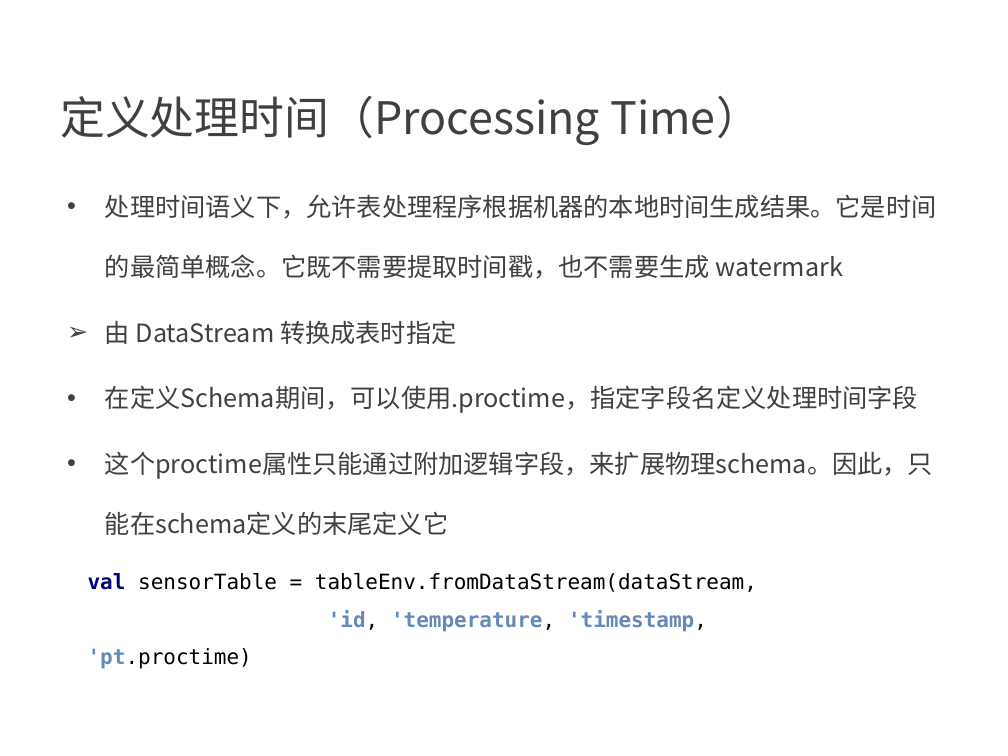
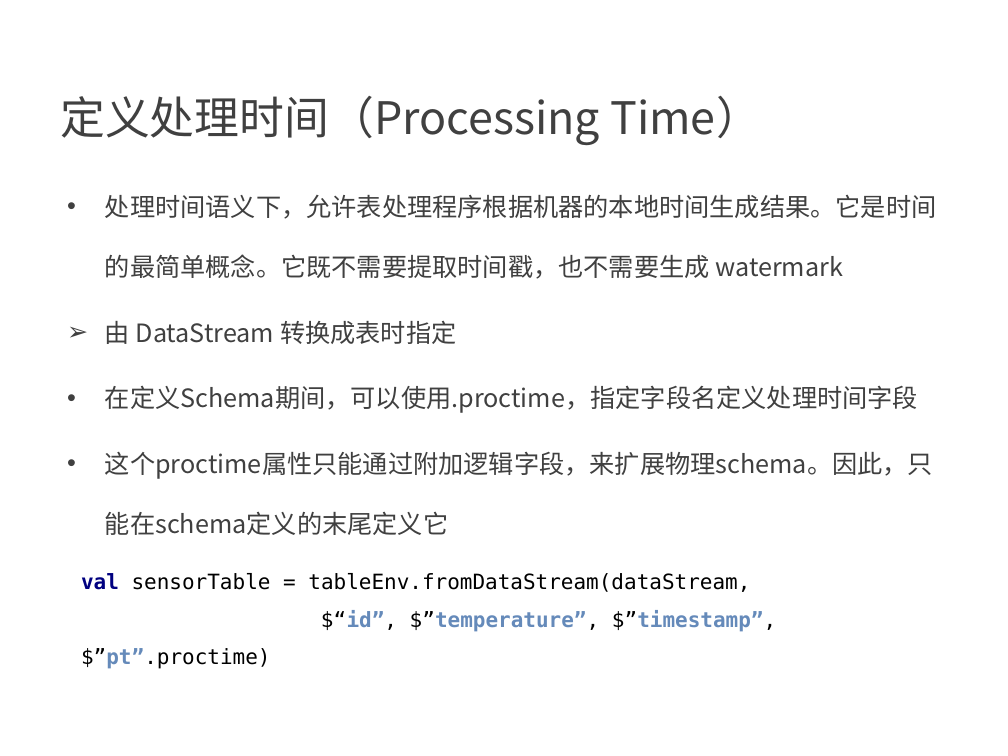
Before and after one commit to confucianzuoyuan/flink-tutorial, a slide deck: slide 31 of slides/9_Table API 和 Flink SQL.pptx. Drawn at 1008x756 pixels with LibreOffice and Linux fonts; fonts in the diff are those of the drawing; background and template pictures are left out. Boxes give left, top, right and bottom in pixels: in the first picture for what was removed or moved away, otherwise in the second. Text is boxed around its words. In the diff, an @@ line names an element or a change of style, - is before the commit and + after.

```diff
--- a/slides/9_Table API 和 Flink SQL.pptx
+++ b/slides/9_Table API 和 Flink SQL.pptx
@@ text at box(81, 610, 776, 669): text changed @@
-'id, 'temperature, 'timestamp, 'pt.proctime)
+$“id”, $”temperature”, $”timestamp”, $”pt”.proctime)
```
Also in this commit, not shown: 11 other slides changed, 1 other file.
